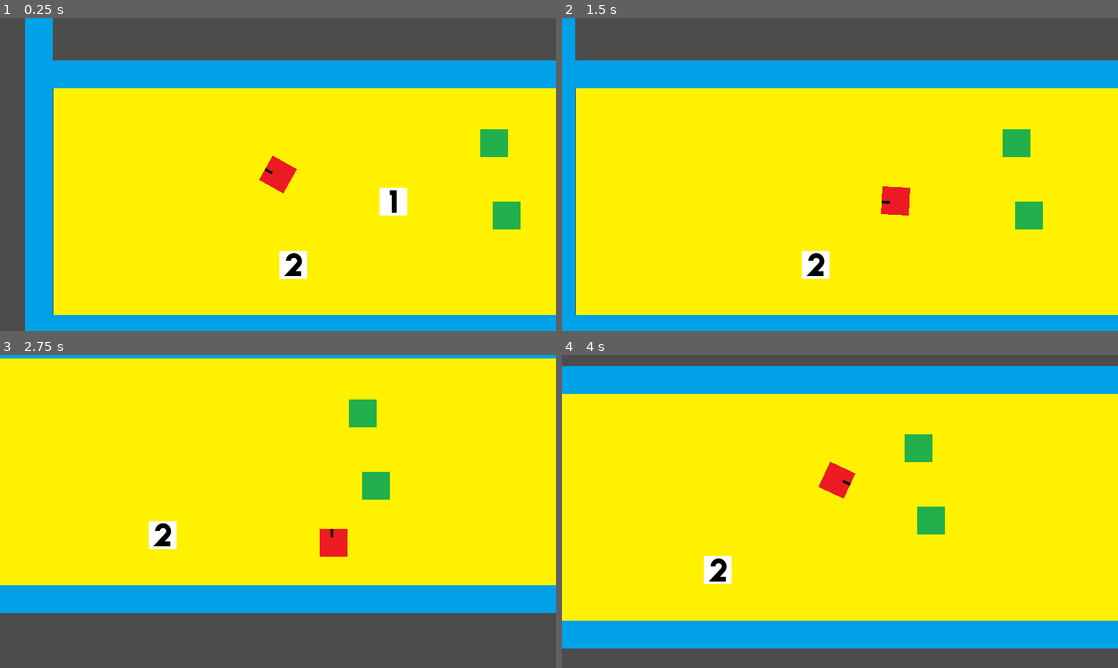
Above: before the commit, frames 1-4 (two rows, left to right).
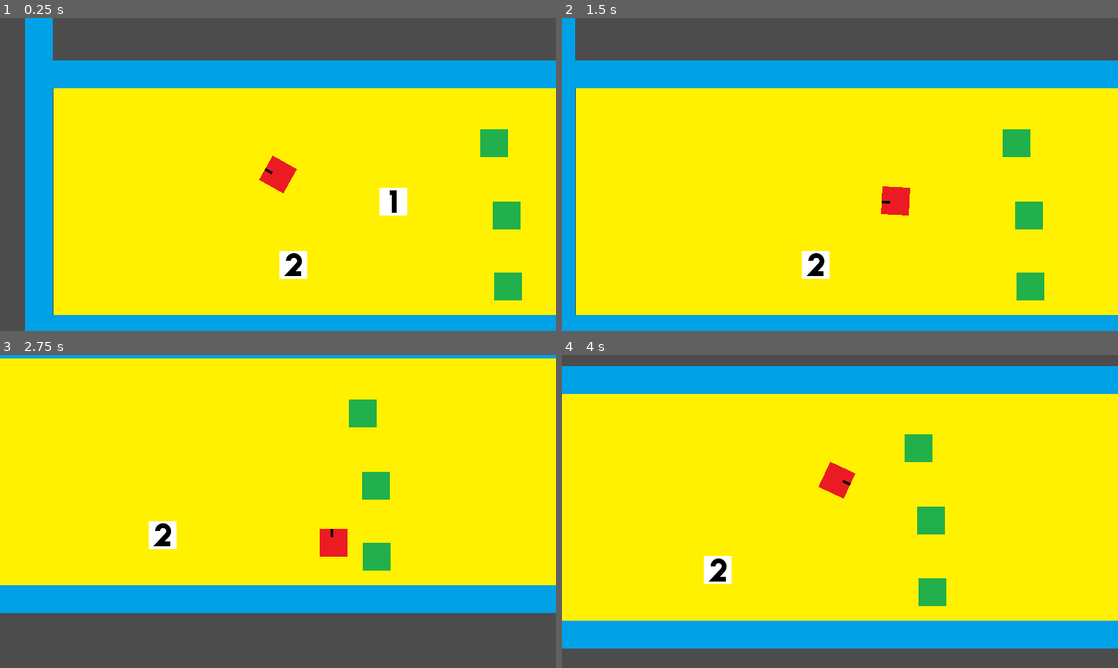
Above: after the commit, the same moments.

Repository: devmcclu/Project-FreeGUN
Game: Godot game, scene res://Levels/Main.tscn
Same seed, same stepped clock (60 frames per second), same inputs: the game is played once before the commit and once after it. Before the commit the project starts from res://Main.tscn.
Inputs (mouse positions are in pixels of both pictures, inside the frame that each line leads up to):
- Up to frame 1 (0.25 s): no input
- Up to frame 2 (1.5 s): tap Enter at 0.5 s; move the mouse to (962, 158) at 0.52 s; hold D (player_move_right) 0.53-1.28 s; click (962, 158) at 0.6 s; move the mouse to (728, 190) at 1.27 s; hold S (player_move_down) from 1.28 s (still down); tap 1 (switch_weapon_1) at 1.35 s
- Up to frame 3 (2.75 s): move the mouse to (333, 442) at 2.02 s; release S (player_move_down) at 2.03 s; hold D (player_move_right) from 2.03 s (still down); tap 2 (switch_weapon_2) at 2.1 s
- Up to frame 4 (4 s): move the mouse to (812, 574) at 2.77 s; release D (player_move_right) at 2.78 s; hold W (player_move_up) 2.78-3.53 s; tap 3 (switch_weapon_3) at 2.85 s; move the mouse to (1006, 558) at 3.52 s; hold A (player_move_left) from 3.53 s (still down); hold Mouse wheel up (weapon_up) from 3.53 s (still down)

The runs differ from the first frame. In frame 1, 0.4% of the frame differs, in the area x 88-94%, y 81-91%; in frame 2, 0.4%; in frame 3, 0.4%; in frame 4, 0.4%.

Commit message:
Add level folder, give player health
Added a folder for level scenes to reside, gave the player a heatlth variable for later use

Diff:
--- a/Main.tscn
+++ b/Levels/Main.tscn
@@ -45,9 +45,14 @@
 
 [node name="enemy2" parent="." index="3" instance=ExtResource( 3 )]
 
+editor/display_folded = false
 position = Vector2( 776.005, 159.475 )
 
-[node name="gun_1" type="Area2D" parent="." index="4" groups=[
+[node name="enemy3" parent="." index="4" instance=ExtResource( 3 )]
+
+position = Vector2( 807.765, 489.741 )
+
+[node name="gun_1" type="Area2D" parent="." index="5" groups=[
 "gun",
 ]]
 
@@ -79,7 +84,7 @@
 shape = SubResource( 1 )
 _sections_unfolded = [ "Transform" ]
 
-[node name="gun_2" type="Area2D" parent="." index="5" groups=[
+[node name="gun_2" type="Area2D" parent="." index="6" groups=[
 "gun",
 ]]
 
@@ -111,7 +116,7 @@
 shape = SubResource( 2 )
 _sections_unfolded = [ "Transform" ]
 
-[node name="walls" type="Node2D" parent="." index="6"]
+[node name="walls" type="Node2D" parent="." index="7"]
 
 editor/display_folded = true
 
--- a/Player.gd
+++ b/Player.gd
@@ -4,6 +4,7 @@
 # var a = 2
 # var b = "textvar"
 
+var health = 100
 var bullet_speed = 500
 var damage = 1
 var player_speed = 5
--- a/project.godot
+++ b/project.godot
@@ -11,7 +11,7 @@
 [application]
 
 config/name="FreeGUN"
-run/main_scene="res://Main.tscn"
+run/main_scene="res://Levels/Main.tscn"
 config/icon="res://icon.png"
 
 [debug]
